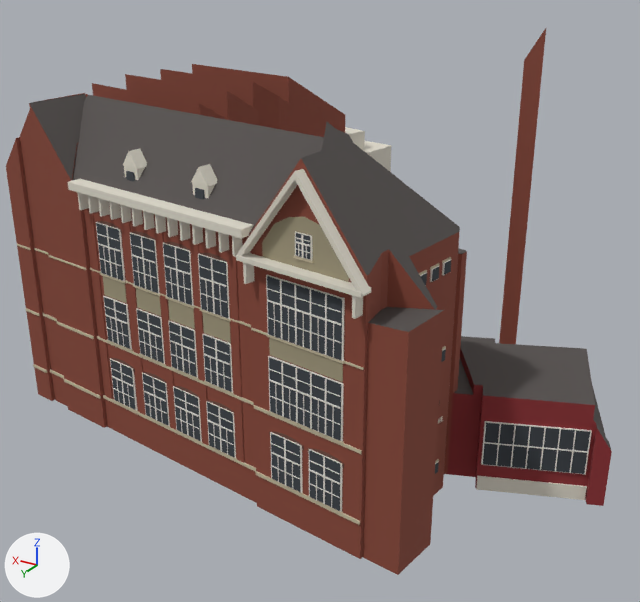
One commit to the glTF model public/canal-drive/models/reinwardt-academie.glb: the scene before it, then after it.
The view is the same before and after, from a camera (50 mm lens) standing at (-22.5, 42.8, 30.0) and looking at (4.2, -1.8, 7.7). Lighting does not change. The marker at lower left points along +X, +Y and +Z. The first picture is the older version. Where no turn or scale is listed for an object, it has been applied to the vertices. Vertices at exactly the same position are counted once.

Objects in the first picture: 'reinwardt-academie'.
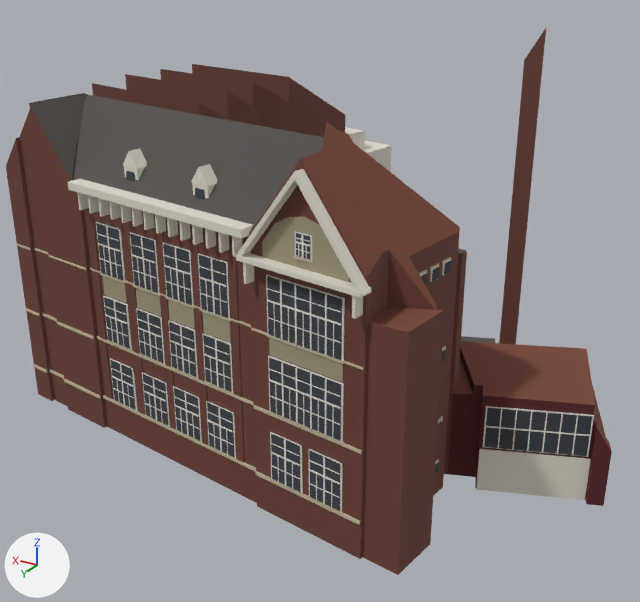
Boxes [x1, y1, x2, y2] around the edits, measured in the pictures (640 x 602 px; the box of a moved part takes in the faces that stretch with it):
'reinwardt-academie', recoloured, reshaped
    both: [6, 28, 612, 575]
part 1 of me_reinwardt_academie, moved or reshaped
    before: [481, 421, 592, 474]
    after: [483, 406, 594, 457]
part 2 of me_reinwardt_academie, moved or reshaped
    before: [481, 423, 486, 465]
    after: [483, 407, 487, 447]
part 3 of me_reinwardt_academie, moved or reshaped
    before: [496, 424, 501, 466]
    after: [497, 409, 502, 449]
part 4 of me_reinwardt_academie, moved or reshaped
    before: [510, 425, 516, 468]
    after: [512, 410, 517, 450]
part 5 of me_reinwardt_academie, moved or reshaped
    before: [525, 426, 531, 469]
    after: [527, 411, 532, 451]
part 6 of me_reinwardt_academie, moved or reshaped
    before: [540, 428, 546, 470]
    after: [542, 413, 548, 453]
part 7 of me_reinwardt_academie, moved or reshaped
    before: [555, 429, 561, 472]
    after: [557, 414, 563, 454]
part 8 of me_reinwardt_academie, moved or reshaped
    before: [569, 431, 576, 473]
    after: [572, 415, 578, 455]
part 9 of me_reinwardt_academie, moved or reshaped
    before: [584, 432, 592, 475]
    after: [587, 416, 594, 457]
part 10 of me_reinwardt_academie, moved or reshaped
    before: [484, 442, 588, 453]
    after: [485, 426, 590, 436]
part 11 of me_reinwardt_academie, moved or reshaped
    before: [483, 423, 590, 474]
    after: [484, 408, 592, 456]
part 12 of me_reinwardt_academie, moved or reshaped
    before: [476, 475, 587, 500]
    after: [476, 449, 591, 500]
part 13 of me_reinwardt_academie, recoloured (dark grey to brown)
    both: [301, 122, 611, 450]

What the commit changed:
Material 'brick' (mat_brick) changes colour from red #8a4838 to brown #6e4236; in linear values from (0.254, 0.0648, 0.0395) to (0.156, 0.0545, 0.0369).
Material 'red' (mat_red) changes colour from red #8e2f33 to dark red #5a2328; in linear values from (0.27, 0.0284, 0.0331) to (0.102, 0.0168, 0.0212).
Material 'copper' (mat_copper) is new.
Its base color is (0.195, 0.0612, 0.0369) (brown #7a4636).
Its roughness is 0.9.
me_reinwardt_academie has 4352 vertices, 7600 faces and spans x -18.3..18.3, y -15.7..15.7, z -12.3..12.3.
me_reinwardt_academie is used by ob_reinwardt_academie; location (3.33, -4.57, 12.25).
me_reinwardt_academie part 1: the loose piece of 8 vertices spanning x -17.2..-11.8, y 4.0..6.2, z -10.6..-7.8 is scaled about its middle by (1, 1, 0.928), then moved by (0.0, 0.0, 1.0).
me_reinwardt_academie part 2: the loose piece of 8 vertices spanning x -11.9..-11.8, y 6.1..6.3, z -10.5..-7.8 is scaled about its middle by (1, 1, 0.926), then moved by (0.0, 0.0, 1.1).
me_reinwardt_academie part 3: the loose piece of 8 vertices spanning x -12.7..-12.5, y 5.8..6.0, z -10.5..-7.8 is scaled about its middle by (1, 1, 0.926), then moved by (0.0, 0.0, 1.1).
me_reinwardt_academie part 4: the loose piece of 8 vertices spanning x -13.4..-13.3, y 5.5..5.7, z -10.5..-7.8 is scaled about its middle by (1, 1, 0.926), then moved by (0.0, 0.0, 1.1).
me_reinwardt_academie part 5: the loose piece of 8 vertices spanning x -14.2..-14.0, y 5.2..5.4, z -10.5..-7.8 is scaled about its middle by (1, 1, 0.926), then moved by (0.0, 0.0, 1.1).
me_reinwardt_academie part 6: the loose piece of 8 vertices spanning x -14.9..-14.8, y 4.9..5.2, z -10.5..-7.8 is scaled about its middle by (1, 1, 0.926), then moved by (0.0, 0.0, 1.1).
me_reinwardt_academie part 7: the loose piece of 8 vertices spanning x -15.7..-15.5, y 4.6..4.9, z -10.5..-7.8 is scaled about its middle by (1, 1, 0.926), then moved by (0.0, 0.0, 1.1).
me_reinwardt_academie part 8: the loose piece of 8 vertices spanning x -16.4..-16.3, y 4.3..4.6, z -10.5..-7.8 is scaled about its middle by (1, 1, 0.926), then moved by (0.0, 0.0, 1.1).
me_reinwardt_academie part 9: the loose piece of 8 vertices spanning x -17.2..-17.0, y 4.1..4.3, z -10.5..-7.8 is scaled about its middle by (1, 1, 0.926), then moved by (0.0, 0.0, 1.1).
me_reinwardt_academie part 10: the loose piece of 8 vertices spanning x -17.1..-11.8, y 4.1..6.3, z -9.1..-9.0 is moved by (0.0, 0.0, 1.0).
me_reinwardt_academie part 11: the loose piece of 8 vertices spanning x -17.1..-11.8, y 4.1..6.3, z -10.5..-7.8 is scaled about its middle by (1, 1, 0.926), then moved by (0.0, 0.0, 1.1).
me_reinwardt_academie part 12: 8 of 4352 vertices moved; they spanned x -17.8..-11.6, y -3.9..6.3, z -11.5..-11.4 and now span x -17.8..-11.6, y -3.9..6.3, z -10.6..-9.6; mean shift (0.0, 0.0, 1.3); largest move (-17.3, 4.1, -11.4) -> (-17.3, 4.1, -9.6).
me_reinwardt_academie part 13: 36 faces spanning x -18.3..-4.7, y -4.4..15.1, z -8.7..12.3 switch from mat_slate (dark grey #55504e) to mat_copper (brown #7a4636).
